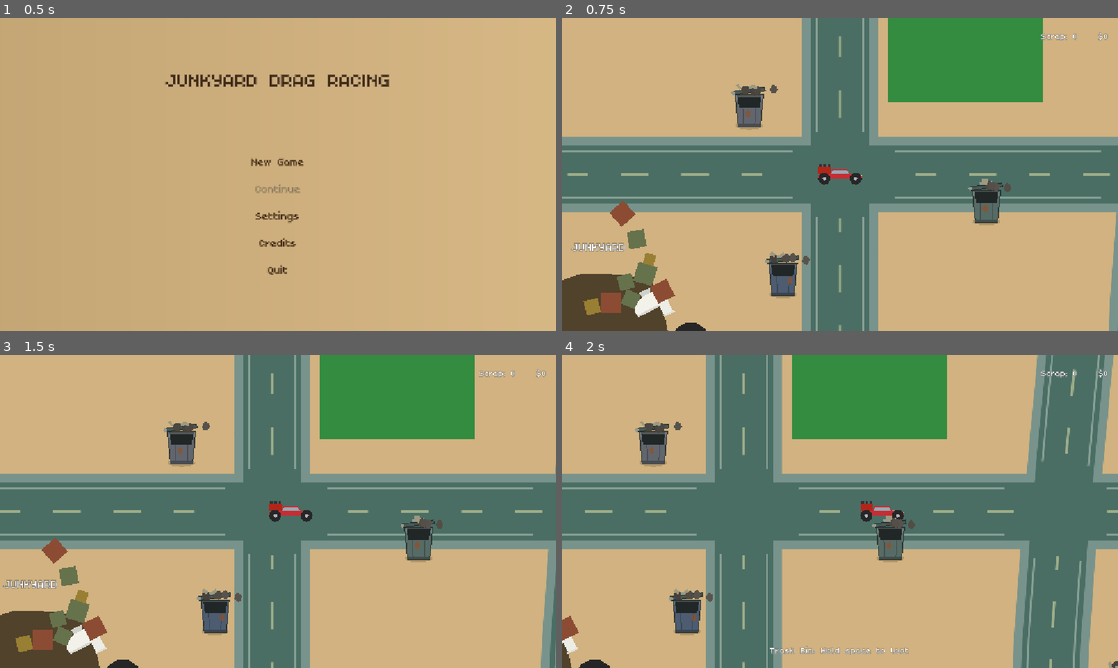
Above: before the commit, frames 1-4 (two rows, left to right).
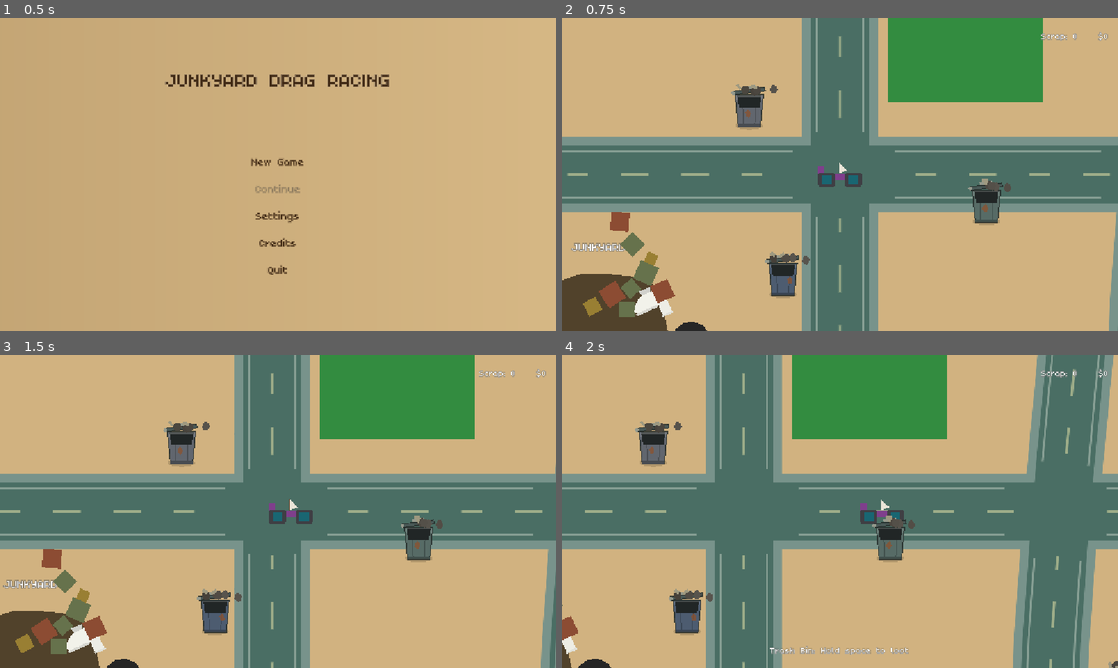
Above: after the commit, the same moments.

Repository: davidkovacwebdev/junkyard-drag-racing
Game: Godot game, scene res://scenes/menu/main_menu.tscn
The game is run twice, just before and just after one commit, with the same random seed, the same clock (stepped at 60 frames per second) and the same inputs.
Inputs (mouse positions are in pixels of both pictures, inside the frame that each line leads up to):
- Up to frame 1 (0.5 s): no input
- Up to frame 2 (0.75 s): click "New Game" at 0.5 s
- Up to frame 3 (1.5 s): tap Enter at 1.25 s; move the mouse to (400, 495) at 1.27 s; hold D from 1.28 s (still down); click (400, 495) at 1.42 s
- Up to frame 4 (2 s): keep holding D; tap Space at 1.52 s

Frame 1 is identical in both runs. In frame 2, 1.4% of the frame differs, in the area x 3-54%, y 46-100%; in frame 3, 1.4%, in the area x 2-57%, y 46-100%; in frame 4, 0.4%.

Commit message:
Add autosave/Continue, worst-stats starter car, and rounded obstacle collision
New Game now starts with the lowest-stat body/engine/wheel instead of a fixed
"classic" car. SaveSystem autosaves car position, inventory, and looted-prop
state every 10s and on leaving a scene, wired into the main menu's Continue
button.

Buildings and trash props now build their collision shape as a rounded-rect
convex polygon (RoundedRectShape) instead of a plain RectangleShape2D, so the
car slides around corners instead of catching and stopping dead on them.

Diff:
--- a/autoload/inventory.gd
+++ b/autoload/inventory.gd
@@ -10,9 +10,9 @@
 ## entries in a CarModelData's .engine/.wheels — no new plumbing needed
 ## when a garage customization UI shows up.
 ##
-## No save/load yet — that's planned, not built. When it lands, this
-## state (owned_cars, garage_capacity, selected_index) is already just
-## Resources + ints, so it can go straight to ResourceSaver/JSON.
+## Save/load lives in SaveSystem, which reads/writes these fields
+## directly — they're already just Resources + ints, exactly so that
+## could happen without restructuring anything here.
 
 var garage_capacity: int = 2
 var owned_cars: Array[CarModelData] = []
@@ -39,16 +39,24 @@
 	money += earned
 	return earned
 
-## The starter car the player already owns — always in slot 0.
-const STARTER_BODY := "res://scenes/parts/bodies/body_classic.tscn"
-const STARTER_ENGINE := "res://scenes/parts/engines/engine_v6.tscn"
-const STARTER_WHEEL := "res://scenes/parts/wheels/wheel_standard.tscn"
+func _ready() -> void:
+	reset()
 
-func _ready() -> void:
-	owned_cars.append(_build_car(STARTER_BODY, STARTER_ENGINE, STARTER_WHEEL))
+## Wipe everything back to a fresh start: the worst-stats starter car,
+## a random pair to fill out the rest of the garage, and empty pockets.
+## Called on boot and again by MainMenu's New Game, since SaveSystem's
+## Continue only overwrites these fields rather than re-running _ready().
+func reset() -> void:
+	owned_cars.clear()
+	selected_index = 0
+	scrap = 0
+	money = 0
+
+	var starter := _build_starter_car()
+	owned_cars.append(starter)
 	var pool: Array[BodyPartData] = []
 	for body in PartDatabase.bodies:
-		if body.id != &"body_classic":
+		if body.id != starter.body.id:
 			pool.append(body)
 	pool.shuffle()
 	for body in pool.slice(0, garage_capacity - 1):
@@ -59,15 +67,33 @@
 		return null
 	return owned_cars[clampi(selected_index, 0, owned_cars.size() - 1)]
 
-func _build_car(body_path: String, engine_path: String, wheel_path: String) -> CarModelData:
+## You start in a junkyard, so you start in a heap — the worst body,
+## engine and wheel in the whole catalog, not a random one.
+func _build_starter_car() -> CarModelData:
+	var body := _worst(PartDatabase.bodies) as BodyPartData
+	var engine := _worst(PartDatabase.engines) as EnginePartData
+	var wheel := _worst(PartDatabase.wheels) as WheelPartData
 	var car := CarModelData.new()
-	car.body = PartDatabase.load_part_data(body_path) as BodyPartData
-	car.engine = PartDatabase.load_part_data(engine_path) as EnginePartData
-	var wheel := PartDatabase.load_part_data(wheel_path) as WheelPartData
+	car.body = body.duplicate() as BodyPartData
+	car.engine = engine.duplicate() as EnginePartData
+	var mount_count := PartDatabase.wheel_mount_count(car.body)
 	car.wheels = []
-	car.wheels.append(wheel)
-	car.wheels.append(wheel.duplicate())
+	for i in mount_count:
+		car.wheels.append(wheel.duplicate())
 	return car
+
+## "Worst" = lowest durability + speed (the two catalog stats with an
+## obvious better/worse direction). Mass isn't weighted either way —
+## heavier isn't inherently worse, just heavier.
+static func _worst(parts: Array) -> PartData:
+	var worst: PartData = null
+	var worst_score := INF
+	for part in parts:
+		var score: float = part.durability + part.speed
+		if score < worst_score:
+			worst_score = score
+			worst = part
+	return worst
 
 func _build_random_car(body: BodyPartData) -> CarModelData:
 	var car := CarModelData.new()
--- /dev/null
+++ b/autoload/save_system.gd
@@ -0,0 +1,73 @@
+extends Node
+## Autosave/continue (autoload singleton "SaveSystem"). Saves as one
+## Resource (SaveData) via ResourceSaver — CarModelData/PartData were
+## built as Resources specifically so this works without any manual
+## (de)serialization of the car/part graph.
+##
+## Ticks a periodic autosave, and callers also save explicitly at
+## natural checkpoints (BackButton on leaving any place, PauseMenu on
+## quit) so a session ending abruptly loses at most a few seconds.
+##
+## Never actually writes while sitting on the main menu — otherwise the
+## periodic tick could clobber an existing save before the player has
+## even chosen Continue. That's a live check against the current scene
+## every time, not a flag some caller has to remember to flip, so
+## there's nowhere for it to get stuck wrong.
+
+const SAVE_PATH := "user://save.tres"
+const AUTOSAVE_INTERVAL := 10.0
+
+var _autosave_timer: float = 0.0
+
+func _process(delta: float) -> void:
+	_autosave_timer += delta
+	if _autosave_timer >= AUTOSAVE_INTERVAL:
+		_autosave_timer = 0.0
+		save_game()
+
+func has_save() -> bool:
+	return FileAccess.file_exists(SAVE_PATH)
+
+func save_game() -> void:
+	if _on_main_menu():
+		return
+	var data := SaveData.new()
+	data.owned_cars = Inventory.owned_cars
+	data.selected_index = Inventory.selected_index
+	data.garage_capacity = Inventory.garage_capacity
+	data.scrap = Inventory.scrap
+	data.money = Inventory.money
+	data.player_position = WorldState.player_position
+	data.has_player_position = WorldState.has_player_position
+	data.looted = WorldState.get_looted_snapshot()
+	var err := ResourceSaver.save(data, SAVE_PATH)
+	if err != OK:
+		push_warning("SaveSystem: save failed (error %d)" % err)
+
+## Loads the save into Inventory/WorldState. False (and leaves both
+## untouched) if there's nothing to load or it fails to read.
+func load_game() -> bool:
+	if not has_save():
+		return false
+	var data := ResourceLoader.load(SAVE_PATH, "SaveData", ResourceLoader.CACHE_MODE_IGNORE) as SaveData
+	if data == null:
+		return false
+	Inventory.owned_cars = data.owned_cars
+	Inventory.selected_index = data.selected_index
+	Inventory.garage_capacity = data.garage_capacity
+	Inventory.scrap = data.scrap
+	Inventory.money = data.money
+	WorldState.player_position = data.player_position
+	WorldState.has_player_position = data.has_player_position
+	WorldState.restore_looted(data.looted)
+	return true
+
+## Called by New Game so starting over doesn't leave a stale save
+## sitting there claiming to be continuable.
+func delete_save() -> void:
+	if has_save():
+		DirAccess.remove_absolute(SAVE_PATH)
+
+func _on_main_menu() -> bool:
+	var scene := get_tree().current_scene
+	return scene != null and scene.name == "MainMenu"
--- a/autoload/world_state.gd
+++ b/autoload/world_state.gd
@@ -36,6 +36,14 @@
 func looted_count() -> int:
 	return _looted.size()
 
+## Snapshot of looted ids, for SaveSystem to write out.
+func get_looted_snapshot() -> Dictionary:
+	return _looted.duplicate()
+
+## Restore a previously-saved snapshot (SaveSystem on Continue).
+func restore_looted(snapshot: Dictionary) -> void:
+	_looted = snapshot.duplicate()
+
 ## Forget the saved spot — next map load starts at the scene's own spawn.
 ## Not used yet; here so a future "new game"/teleport doesn't leave a stale
 ## position behind.
--- a/project.godot
+++ b/project.godot
@@ -24,6 +24,7 @@
 PartDatabase="*res://autoload/part_database.gd"
 Inventory="*res://autoload/inventory.gd"
 WorldState="*res://autoload/world_state.gd"
+SaveSystem="*res://autoload/save_system.gd"
 
 [display]
 
--- a/scenes/menu/main_menu.tscn
+++ b/scenes/menu/main_menu.tscn
@@ -87,6 +87,7 @@
 text = "Quit"
 
 [connection signal="pressed" from="NewGameButton" to="." method="_on_new_game_pressed"]
+[connection signal="pressed" from="ContinueButton" to="." method="_on_continue_pressed"]
 [connection signal="pressed" from="SettingsButton" to="." method="_on_settings_pressed"]
 [connection signal="pressed" from="CreditsButton" to="." method="_on_credits_pressed"]
 [connection signal="pressed" from="QuitButton" to="." method="_on_quit_pressed"]
--- a/scripts/menu/main_menu.gd
+++ b/scripts/menu/main_menu.gd
@@ -1,12 +1,24 @@
 class_name MainMenu
 extends Control
 ## The game's entry point (see project.godot's run/main_scene). New Game
-## drops the player into the open world. Continue is genuinely disabled
-## (set on the button itself) rather than wired to a no-op — there's no
-## save/load yet, so there's nothing to continue from. Settings/Credits
-## are real screens, just placeholder content for now.
+## resets Inventory/WorldState to a fresh start and drops the player
+## into the open world; Continue loads SaveSystem's save instead and is
+## only enabled when one actually exists. Settings/Credits are real
+## screens, just placeholder content for now.
+
+@onready var _continue_button: Button = $ContinueButton
+
+func _ready() -> void:
+	_continue_button.disabled = not SaveSystem.has_save()
 
 func _on_new_game_pressed() -> void:
+	Inventory.reset()
+	WorldState.clear()
+	SaveSystem.delete_save()
+	get_tree().change_scene_to_file("res://scenes/world/main.tscn")
+
+func _on_continue_pressed() -> void:
+	SaveSystem.load_game()
 	get_tree().change_scene_to_file("res://scenes/world/main.tscn")
 
 func _on_settings_pressed() -> void:
--- /dev/null
+++ b/scripts/save/save_data.gd
@@ -0,0 +1,18 @@
+class_name SaveData
+extends Resource
+## Everything SaveSystem persists for "Continue" — owned cars, currency,
+## where the player was standing, and which roadside props were already
+## looted. Plain Resource on purpose: ResourceSaver walks the whole
+## nested graph (CarModelData -> BodyPartData -> its default_engine,
+## etc.) on its own, so there's no manual (de)serialization to write or
+## maintain as the car/part model grows.
+
+@export var owned_cars: Array[CarModelData] = []
+@export var selected_index: int = 0
+@export var garage_capacity: int = 2
+@export var scrap: int = 0
+@export var money: int = 0
+@export var player_position: Vector2 = Vector2.ZERO
+@export var has_player_position: bool = false
+## Ids of looted trash props — see WorldState.get_looted_snapshot().
+@export var looted: Dictionary = {}
--- a/scripts/ui/back_button.gd
+++ b/scripts/ui/back_button.gd
@@ -10,6 +10,9 @@
 @export_file("*.tscn") var target_scene: String = "res://scenes/world/main.tscn"
 
 func _pressed() -> void:
+	# No-ops if there's no active session (e.g. Settings reached straight
+	# from the main menu) — see SaveSystem's own guard.
+	SaveSystem.save_game()
 	get_tree().change_scene_to_file(target_scene)
 
 func _unhandled_input(event: InputEvent) -> void:
--- a/scripts/world/obstacle.gd
+++ b/scripts/world/obstacle.gd
@@ -25,6 +25,10 @@
 ## bottom edge — the building's footprint. Set to 1.0 for a flat prop
 ## with no "behind it" to walk into.
 @export_range(0.0, 1.0) var collision_height_fraction: float = 0.35
+## How rounded the collision footprint's corners are — see RoundedRectShape.
+## Keeps the car from catching and stopping dead on a sharp corner; it slides
+## past instead.
+@export_range(0.0, 100.0) var corner_radius: float = 20.0
 
 func _ready() -> void:
 	# `ColorRect` is optional: a subclass scene may draw its own art in
@@ -35,7 +39,6 @@
 		visual.color = rect_color
 		visual.size = size
 		visual.position = -size / 2.0
-	var shape: RectangleShape2D = $CollisionShape2D.shape
 	var collision_height := size.y * collision_height_fraction
-	shape.size = Vector2(size.x, collision_height)
+	$CollisionShape2D.shape = RoundedRectShape.build(Vector2(size.x, collision_height), corner_radius)
 	$CollisionShape2D.position = Vector2(0.0, size.y / 2.0 - collision_height / 2.0)
--- a/scripts/world/pause_menu.gd
+++ b/scripts/world/pause_menu.gd
@@ -34,7 +34,9 @@
 ## already paused/frozen (its buttons included).
 func _leave_to(scene_path: String) -> void:
 	get_tree().paused = false
+	SaveSystem.save_game()
 	get_tree().change_scene_to_file(scene_path)
 
 func _on_quit_pressed() -> void:
+	SaveSystem.save_game()
 	get_tree().quit()
--- /dev/null
+++ b/scripts/world/rounded_rect_shape.gd
@@ -0,0 +1,44 @@
+class_name RoundedRectShape
+extends RefCounted
+## Godot has no built-in "rounded rectangle" collision primitive, so this
+## builds one as a convex polygon: a quarter-circle arc at each corner
+## instead of a sharp 90° point.
+##
+## Why this matters for a CharacterBody2D driven with move_and_slide(): the
+## slide direction it picks comes from the collision normal at the point of
+## contact. At a real corner that normal is undefined/discontinuous, which is
+## what makes the car catch and stop dead when it clips one head-on. Along a
+## curve the normal always points smoothly outward, so the car deflects and
+## slides around it instead.
+
+const SEGMENTS_PER_CORNER := 6
+
+## `radius` is clamped to at most half the shorter side, so the four corner
+## arcs can never overlap into a self-intersecting shape.
+static func build(size: Vector2, radius: float) -> ConvexPolygonShape2D:
+	var r: float = clampf(radius, 0.0, minf(size.x, size.y) * 0.5)
+	var half := size / 2.0
+	var points := PackedVector2Array()
+	if r < 0.01:
+		points.append(Vector2(-half.x, -half.y))
+		points.append(Vector2(half.x, -half.y))
+		points.append(Vector2(half.x, half.y))
+		points.append(Vector2(-half.x, half.y))
+	else:
+		# One arc per corner, wound consistently clockwise so together they
+		# trace the whole rounded rectangle as a single closed loop.
+		var corners := [
+			[Vector2(half.x - r, -half.y + r), -PI / 2.0], # top-right
+			[Vector2(half.x - r, half.y - r), 0.0],         # bottom-right
+			[Vector2(-half.x + r, half.y - r), PI / 2.0],   # bottom-left
+			[Vector2(-half.x + r, -half.y + r), PI],        # top-left
+		]
+		for corner in corners:
+			var center: Vector2 = corner[0]
+			var start_angle: float = corner[1]
+			for i in SEGMENTS_PER_CORNER + 1:
+				var angle := start_angle + (float(i) / SEGMENTS_PER_CORNER) * (PI / 2.0)
+				points.append(center + Vector2(cos(angle), sin(angle)) * r)
+	var shape := ConvexPolygonShape2D.new()
+	shape.points = points
+	return shape
--- a/scripts/world/trash_prop.gd
+++ b/scripts/world/trash_prop.gd
@@ -48,6 +48,10 @@
 ## doesn't come out looking identical. Set by the spawner; 0 falls back to
 ## `loot_id` so a hand-placed prop is still stable.
 @export var variant_seed: int = 0
+## How rounded the collision footprint's corners are — see RoundedRectShape.
+## Keeps the car from catching and stopping dead on a sharp corner; it slides
+## past instead.
+@export_range(0.0, 20.0) var corner_radius: float = 6.0
 
 @export_group("Colors")
 @export var body_color: Color = Color(0.34, 0.42, 0.4, 1)
@@ -126,11 +130,9 @@
 	display_name = _prompt_name if filled else ""
 	var shape := get_node_or_null("CollisionShape2D") as CollisionShape2D
 	if shape != null:
-		var rect := shape.shape as RectangleShape2D
-		if rect != null:
-			var footprint := footprint_for(kind)
-			rect.size = footprint
-			shape.position = Vector2(0.0, -footprint.y * 0.5)
+		var footprint := footprint_for(kind)
+		shape.shape = RoundedRectShape.build(footprint, corner_radius)
+		shape.position = Vector2(0.0, -footprint.y * 0.5)
 	queue_redraw()
 
 # --- Interaction ---------------------------------------------------------------
Not shown, added: autoload/save_system.gd.uid
Not shown, added: scripts/save/save_data.gd.uid
Not shown, added: scripts/world/rounded_rect_shape.gd.uid
